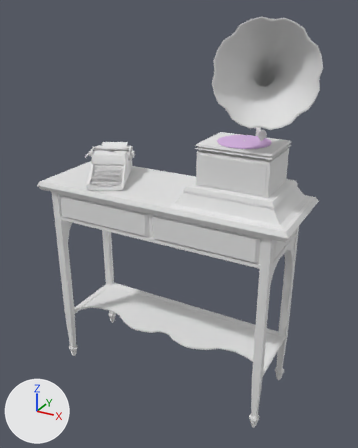
A saved change to the Blender file Blender/In progress/Kastje.blend.
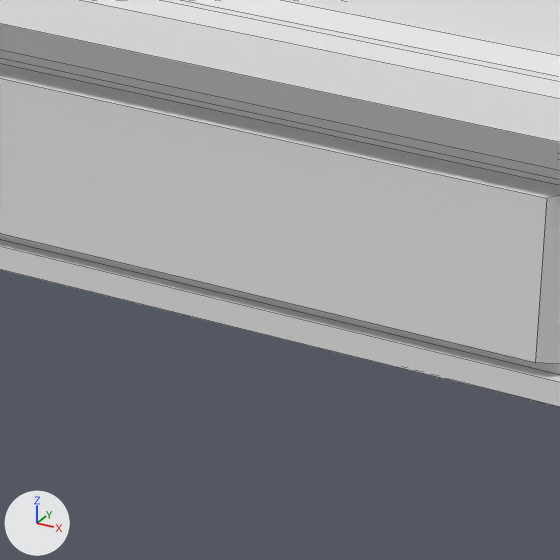
The first picture shows the older version from a 50 mm camera at (1.295, -0.392, -1.237) aimed at (0.527, 1.004, -1.935). The close-ups show both versions on the part from 51% to 72% of the width and 48% to 65% of the height of that picture; other places that the commit changed are outside them. The axes (+X, +Y, +Z) are drawn at lower left. The lights are the same throughout. The close-ups show mesh edges as thin lines.
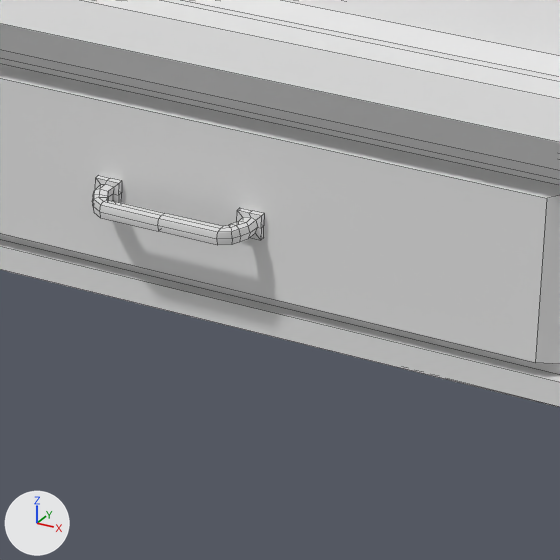
Where the newer file only moved an object's origin or applied its transform, the numbers keep the older frame.

What differs and where, as boxes (x1, y1, x2, y2) in the close-ups (560 x 560 px):
part 1 of me_cube_002, added: after (92, 175, 264, 245)

Edits to the bpy script that builds the scene:
```text
Change me_cube_002:
    used by ob_cube; location = (0.0, 0.0, 0.0)
    remove me_cube_002.from_pydata(...)  # 1448 vertices, 1530 faces; spans x 0.041..0.963, y 0.836..1.164, z -2.564..-1.808
    add me_cube_002.from_pydata(...)  # 1692 vertices, 1770 faces; spans x 0.041..0.963, y 0.828..1.164, z -2.564..-1.808
    me_cube_002 part 1: a new loose piece of 122 vertices spanning x 0.669..0.746, y 0.828..0.849, z -1.899..-1.888
```
